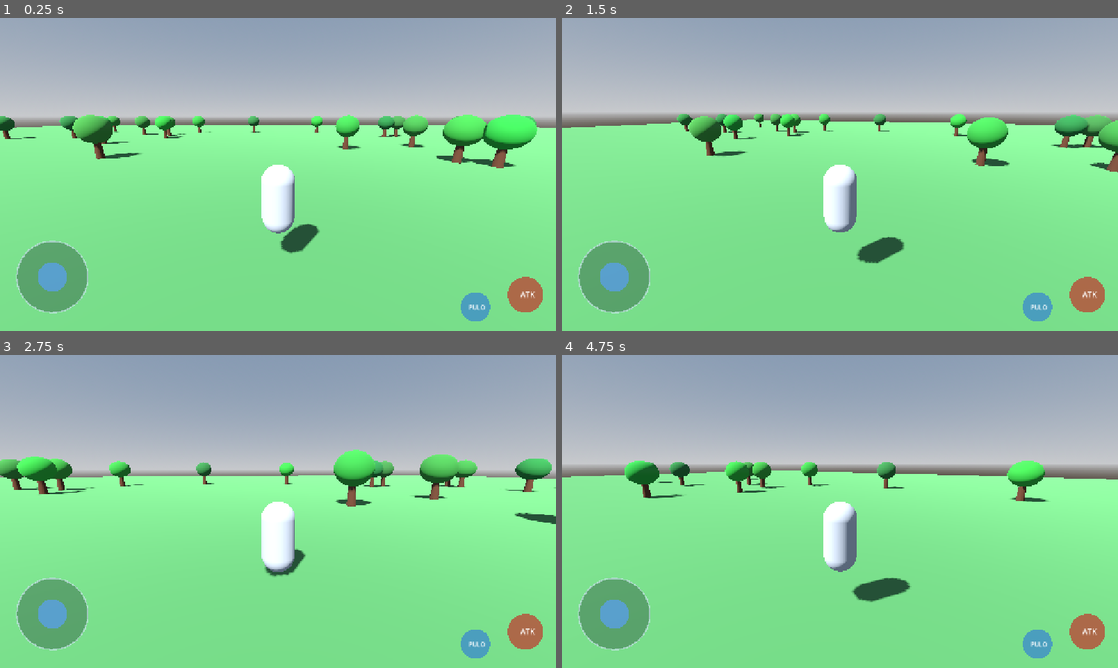
Above: before the commit, frames 1-4 (two rows, left to right).
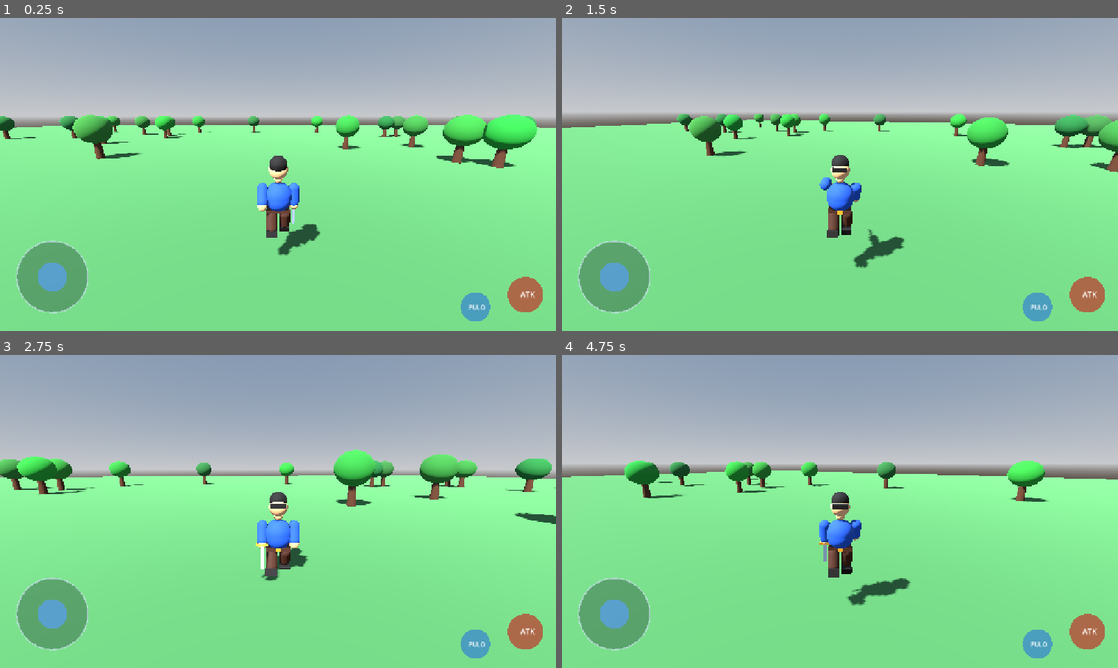
Above: after the commit, the same moments.

Repository: YohBoostel07/Aetheria-Android
Game: Godot game, scene res://scenes/world.tscn
Two runs of this game, one before a commit and one after it. Both use one fixed random seed, a clock stepped at 60 frames per second and the inputs below.
Inputs (mouse positions are in pixels of both pictures, inside the frame that each line leads up to):
- Up to frame 1 (0.25 s): no input
- Up to frame 2 (1.5 s): tap Enter at 0.5 s; move the mouse to (867, 174) at 0.52 s; hold W (move_forward) from 0.53 s (still down); tap J (attack) at 0.6, 1.35 s; click (867, 174) at 0.67 s; tap Space (jump) at 0.77 s; move the mouse to (812, 174) at 1.27 s
- Up to frame 3 (2.75 s): keep holding W (move_forward); tap Space (jump) at 1.52 s; move the mouse to (289, 505) at 2.02 s; tap J (attack) at 2.1 s
- Up to frame 4 (4.75 s): keep holding W (move_forward); move the mouse to (834, 517) at 2.77 s; tap J (attack) at 2.85, 3.6, 4.35 s; click (834, 517) at 2.92 s; tap Space (jump) at 3.02, 3.77, 4.52 s; move the mouse to (878, 514) at 3.52 s; move the mouse to (795, 508) at 4.27 s

The runs differ from the first frame. In frame 1, 1.6% of the frame differs, in the area x 46-58%, y 44-76%; in frame 2, 1.7%; in frame 3, 1.6%; in frame 4, 1.8%, in the area x 46-63%, y 43-80%.
Error before the commit: Invalid call. Nonexistent function 'animate_character' in base 'MeshInstance3D'. (res://scripts/player.gd:48)

Commit message:
Replace capsule placeholder with animated adventurer scene

Diff:
--- a/scenes/player.tscn
+++ b/scenes/player.tscn
@@ -2,12 +2,9 @@
 
 [ext_resource type="Script" path="res://scripts/player.gd" id="1_player"]
 [ext_resource type="Script" path="res://scripts/touch_controls.gd" id="2_touch"]
+[ext_resource type="Script" path="res://scripts/player_character.gd" id="3_character"]
 
 [sub_resource type="CapsuleShape3D" id="CapsuleShape_player"]
-radius = 0.42
-height = 1.8
-
-[sub_resource type="CapsuleMesh" id="CapsuleMesh_player"]
 radius = 0.42
 height = 1.8
 
@@ -18,9 +15,9 @@
 position = Vector3(0, 0.9, 0)
 shape = SubResource("CapsuleShape_player")
 
-[node name="Body" type="MeshInstance3D" parent="."]
+[node name="Body" type="Node3D" parent="."]
 position = Vector3(0, 0.9, 0)
-mesh = SubResource("CapsuleMesh_player")
+script = ExtResource("3_character")
 
 [node name="SpringArm3D" type="SpringArm3D" parent="."]
 position = Vector3(0, 1.55, 0)
